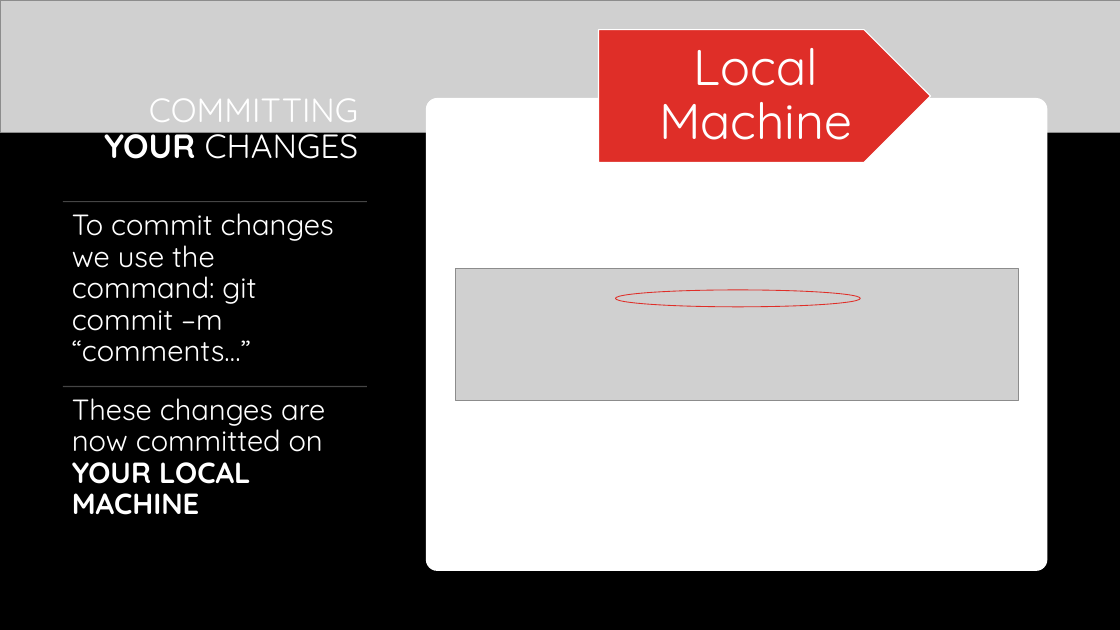
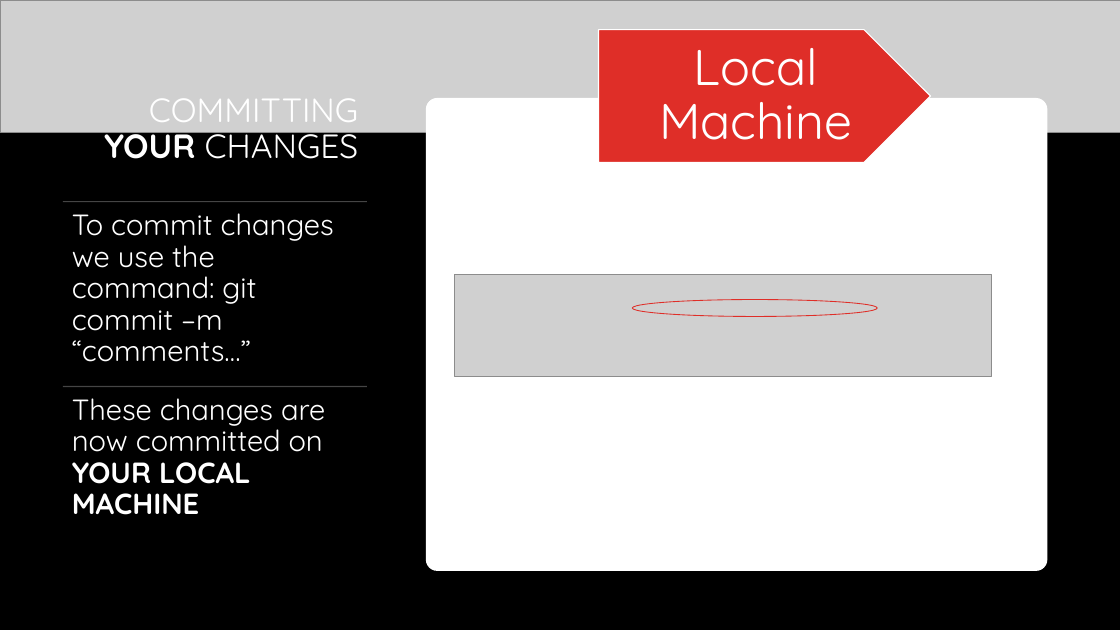
Before and after one commit to shachash1984/Tiltan_UnrealEngineCourse, a slide deck: slide 8 of Classes/Class_1/Git Helper.pptx. Drawn at 1120x630 pixels with LibreOffice and Linux fonts; fonts in the diff are those of the drawing; grey boxes stand for pictures; background and template pictures are left out. Boxes give left, top, right and bottom in pixels: in the first picture for what was removed or moved away, otherwise in the second. Text is boxed around its words. In the diff, an @@ line names an element or a change of style, - is before the commit and + after.

```diff
--- a/Classes/Class_1/Git Helper.pptx
+++ b/Classes/Class_1/Git Helper.pptx
@@ picture resized from (x1=455, y1=268, x2=1018, y2=400) to (x1=455, y1=275, x2=992, y2=376) @@
@@ ellipse moved from (x1=616, y1=290, x2=861, y2=307) to (x1=633, y1=300, x2=878, y2=317) @@
```
Also in this commit, not shown: 4 other slides changed, 1 slide added.
